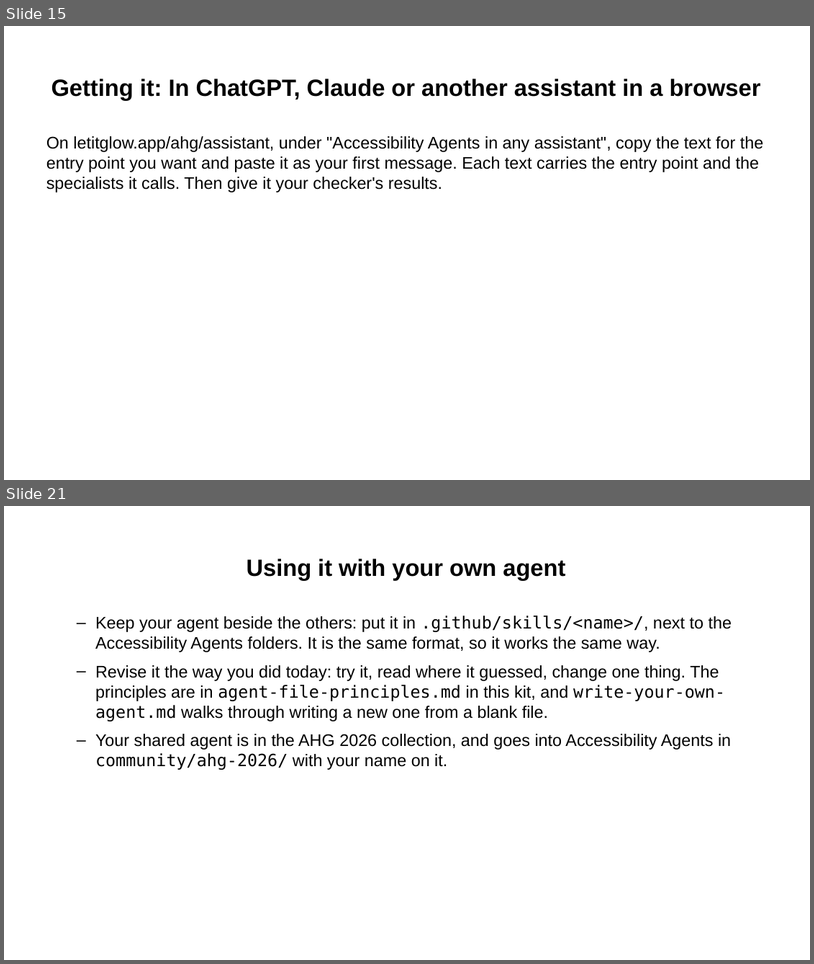
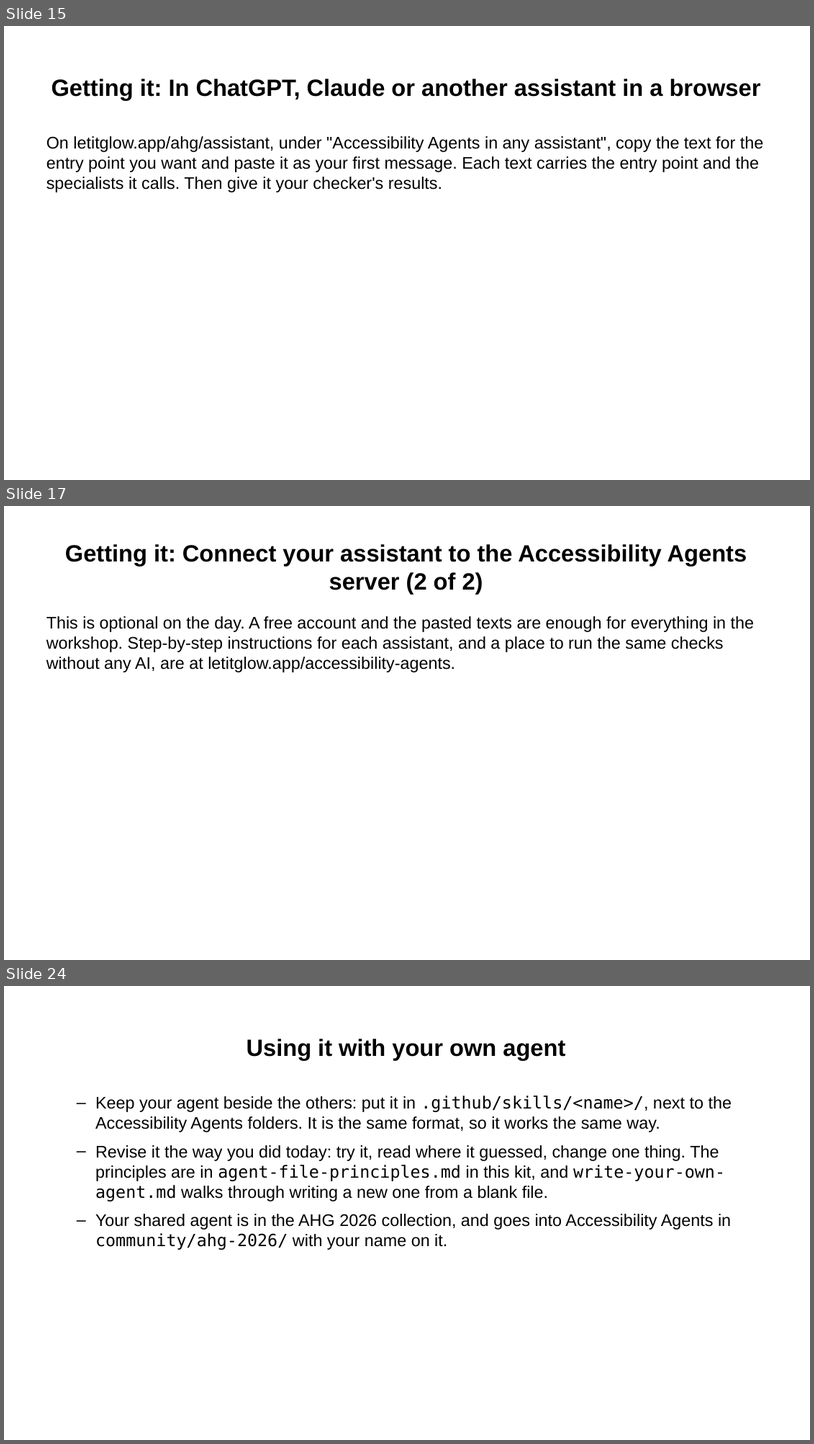
Before and after one commit to Community-Access/glow, a slide deck: docs/ahg-2026/kit/accessibility-agents.pptx. Shown one above the other, each under a label of ours: slides 15 and 21 before the commit, slides 15, 17 and 24 after it; the slides between them are not shown. The pictures are 814x964 and 814x1444 pixels, drawn with LibreOffice and Linux fonts; fonts in the diff are those of the drawing. Boxes give left, top, right and bottom in pixels: in the first picture for what was removed or moved away, otherwise in the second. Text is boxed around its words. In the diff, an @@ line names an element or a change of style, - is before the commit and + after.

```diff
--- a/docs/ahg-2026/kit/accessibility-agents.pptx
+++ b/docs/ahg-2026/kit/accessibility-agents.pptx
@@ slide 17 added at bbox=[4, 506, 810, 960], background #FFFFFF @@
@@ title added at bbox=[65, 544, 748, 594], 28 pt, text #000000, bold @@
+Getting it: Connect your assistant to the Accessibility Agents server (2 of 2)
@@ text added at bbox=[46, 616, 754, 672], 20 pt, text #000000 @@
+This is optional on the day. A free account and the pasted texts are enough for everything in the workshop. Step-by-step instructions for each assistant, and a place to run the same checks without any AI, are at letitglow.app/accessibility-agents.
@@ what was slide 21 is now slide 24 @@
```
Also in this commit, not shown: 5 slides changed, 2 other slides added, 16 other files.
